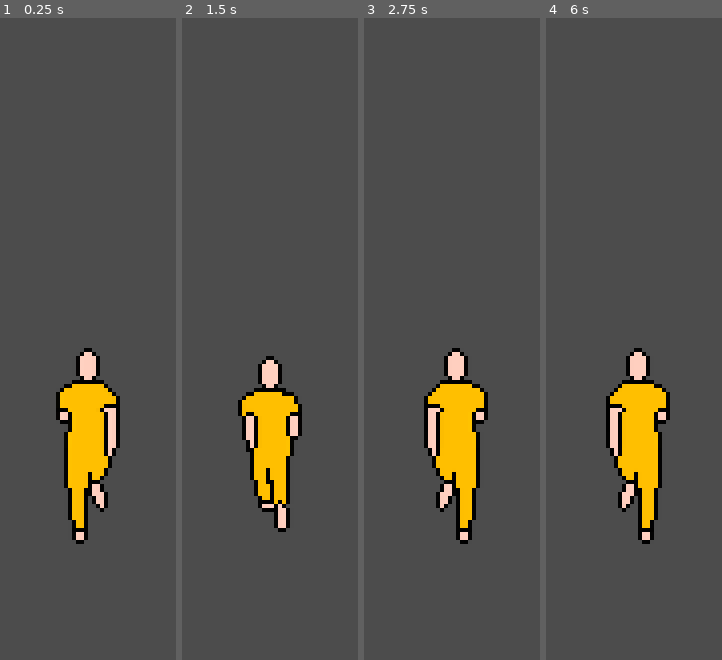
Above: before the commit, frames 1-4 (left to right).
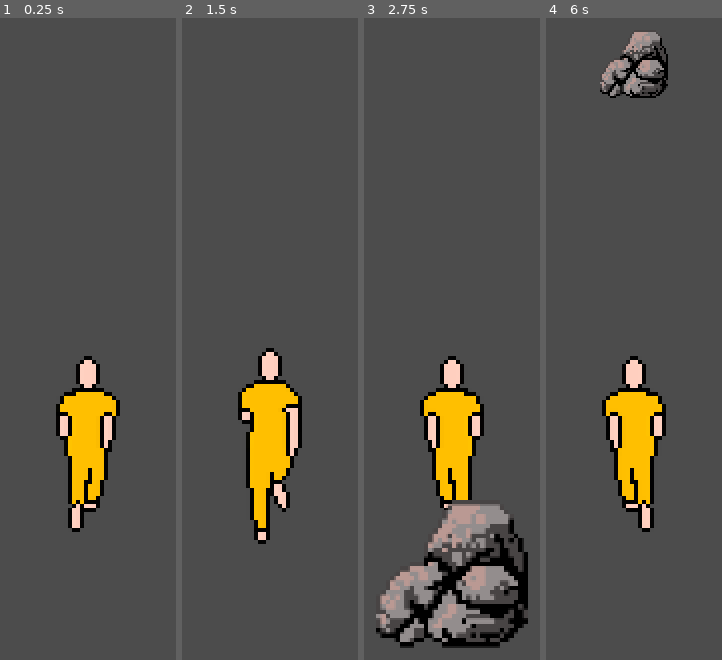
Above: after the commit, the same moments.

Repository: rodigu/corre-metro
Game: Godot game, scene res://src/Jogo.tscn
The game is run twice, just before and just after one commit, with the same random seed, the same clock (stepped at 60 frames per second) and the same inputs.
Inputs (mouse positions are in pixels of both pictures, inside the frame that each line leads up to):
- Up to frame 1 (0.25 s): no input
- Up to frame 2 (1.5 s): tap Enter at 0.5 s; move the mouse to (outside the picture) at 0.52 s; hold Up (ui_up) 0.53-1.28 s; click (outside the picture) at 0.67 s; move the mouse to (outside the picture) at 1.27 s
- Up to frame 3 (2.75 s): move the mouse to (outside the picture) at 2.02 s; hold Up (ui_up) from 2.03 s (still down)
- Up to frame 4 (6 s): move the mouse to (595, 281) at 2.77 s; click (595, 281) at 2.92 s; tap Space at 3.5, 5.75 s; move the mouse to (outside the picture) at 3.52 s; release Up (ui_up) at 3.53 s; tap Enter at 4.25 s; move the mouse to (outside the picture) at 4.27 s; move the mouse to (672, 30) at 5.02 s; click (672, 30) at 5.17 s; move the mouse to (outside the picture) at 5.77 s; hold Up (ui_up) from 5.78 s (still down)

The runs differ from the first frame. In frame 1, 3.2% of the frame differs, in the area x 31-69%, y 51-82%; in frame 2, 3.7%; in frame 3, 14%, in the area x 6-94%, y 51-99%; in frame 4, 5.8%.
Error after the commit: Invalid call to function 'gerar' in base 'Node (gerador_objeto.gd)'. Expected 2 arguments. (res://src/Obstaculo/Manipulador.gd:14)

Commit message:
obstacles start

Diff:
--- /dev/null
+++ b/components/fila.gd
@@ -0,0 +1,19 @@
+class_name Fila
+extends Node
+
+var items = []
+
+func _init():
+	pass
+
+func adicionar(item):
+	items.append(item)
+
+func retirar():
+	return items.pop_front()
+
+func ultimo_item():
+	return items[-1]
+
+func primeiro_item():
+	return items[0]
--- a/components/gerador_objeto.gd
+++ b/components/gerador_objeto.gd
@@ -1,19 +1,12 @@
 class_name GeradorObjeto
 ## Copiado de [https://github.com/uheartbeast/Galaxy-Defiance/blob/main/components/spawner_component.gd]
-
 extends Node
 
-
-var objeto: PackedScene
+export var objeto: PackedScene
 
 
-# Called when the node enters the scene tree for the first time.
-func _ready():
-	pass # Replace with function body.
-
-
+## Gera objeto no local dado, e da para o responsavel
 func gerar(local: Vector2, responsavel: Node) -> PackedScene:
-	## Gera objeto no local dado, e da para o responsavel
 	assert(objeto is PackedScene, 'Sem objeto para instanciar.')
 	var novo_objeto = objeto.instance()
 	responsavel.add_child(novo_objeto)
--- a/project.godot
+++ b/project.godot
@@ -15,9 +15,19 @@
 "path": "res://components/espremedor.gd"
 }, {
 "base": "Node",
+"class": "Fila",
+"language": "GDScript",
+"path": "res://components/fila.gd"
+}, {
+"base": "Node",
 "class": "GeradorObjeto",
 "language": "GDScript",
 "path": "res://components/gerador_objeto.gd"
+}, {
+"base": "Node2D",
+"class": "Manipulador",
+"language": "GDScript",
+"path": "res://src/Obstaculo/Manipulador.gd"
 }, {
 "base": "Node2D",
 "class": "Obstaculo",
@@ -36,7 +46,9 @@
 } ]
 _global_script_class_icons={
 "Espremedor": "",
+"Fila": "",
 "GeradorObjeto": "",
+"Manipulador": "",
 "Obstaculo": "",
 "Pular": "",
 "ToqueDeslize": ""
--- a/src/Jogador/Jogador.tscn
+++ b/src/Jogador/Jogador.tscn
@@ -6,21 +6,37 @@
 [ext_resource path="res://assets/spritesheet_50x50.png" type="Texture" id=4]
 [ext_resource path="res://components/pular.gd" type="Script" id=5]
 
-[sub_resource type="CapsuleShape2D" id=8]
-radius = 16.0
-height = 60.0
-
-[sub_resource type="AtlasTexture" id=14]
-atlas = ExtResource( 4 )
-region = Rect2( 200, 200, 50, 50 )
-
-[sub_resource type="AtlasTexture" id=15]
+[sub_resource type="AtlasTexture" id=18]
 atlas = ExtResource( 4 )
 region = Rect2( 200, 0, 50, 50 )
 
-[sub_resource type="AtlasTexture" id=16]
+[sub_resource type="AtlasTexture" id=25]
 atlas = ExtResource( 4 )
 region = Rect2( 200, 350, 50, 50 )
+
+[sub_resource type="AtlasTexture" id=24]
+atlas = ExtResource( 4 )
+region = Rect2( 200, 300, 50, 50 )
+
+[sub_resource type="AtlasTexture" id=23]
+atlas = ExtResource( 4 )
+region = Rect2( 200, 250, 50, 50 )
+
+[sub_resource type="AtlasTexture" id=19]
+atlas = ExtResource( 4 )
+region = Rect2( 200, 50, 50, 50 )
+
+[sub_resource type="AtlasTexture" id=20]
+atlas = ExtResource( 4 )
+region = Rect2( 200, 100, 50, 50 )
+
+[sub_resource type="AtlasTexture" id=21]
+atlas = ExtResource( 4 )
+region = Rect2( 200, 150, 50, 50 )
+
+[sub_resource type="AtlasTexture" id=22]
+atlas = ExtResource( 4 )
+region = Rect2( 200, 200, 50, 50 )
 
 [sub_resource type="AtlasTexture" id=9]
 atlas = ExtResource( 4 )
@@ -40,7 +56,7 @@
 
 [sub_resource type="SpriteFrames" id=13]
 animations = [ {
-"frames": [ SubResource( 14 ), SubResource( 15 ), SubResource( 16 ), SubResource( 15 ) ],
+"frames": [ SubResource( 18 ), SubResource( 25 ), SubResource( 24 ), SubResource( 23 ), SubResource( 19 ), SubResource( 20 ), SubResource( 21 ), SubResource( 22 ) ],
 "loop": true,
 "name": "agir",
 "speed": 15.0
@@ -51,14 +67,10 @@
 "speed": 15.0
 } ]
 
+[sub_resource type="CircleShape2D" id=17]
+
 [node name="Jogador" type="Node2D"]
 script = ExtResource( 3 )
-
-[node name="Area2D" type="Area2D" parent="."]
-position = Vector2( 0, -40 )
-
-[node name="CollisionShape2D" type="CollisionShape2D" parent="Area2D"]
-shape = SubResource( 8 )
 
 [node name="ToqueDeslize" type="Node" parent="."]
 script = ExtResource( 2 )
@@ -68,7 +80,7 @@
 scale = Vector2( 2, 2 )
 frames = SubResource( 13 )
 animation = "correr"
-frame = 1
+frame = 2
 playing = true
 
 [node name="Espremedor" type="Node" parent="."]
@@ -79,6 +91,12 @@
 [node name="Pular" type="Node" parent="."]
 script = ExtResource( 5 )
 
+[node name="Area2D" type="Area2D" parent="."]
+position = Vector2( 0, -5 )
+
+[node name="CollisionShape2D" type="CollisionShape2D" parent="Area2D"]
+shape = SubResource( 17 )
+
 [connection signal="deslizar" from="ToqueDeslize" to="." method="_on_ToqueDeslize_deslizar"]
 [connection signal="desespremido" from="Espremedor" to="." method="_on_Espremedor_desespremido"]
 [connection signal="caiu" from="Pular" to="." method="_on_Pular_caiu"]
--- a/src/Jogo.tscn
+++ b/src/Jogo.tscn
@@ -1,6 +1,9 @@
-[gd_scene load_steps=2 format=2]
+[gd_scene load_steps=5 format=2]
 
 [ext_resource path="res://src/Jogador/Jogador.tscn" type="PackedScene" id=1]
+[ext_resource path="res://src/Obstaculo/Manipulador.gd" type="Script" id=2]
+[ext_resource path="res://components/gerador_objeto.gd" type="Script" id=3]
+[ext_resource path="res://src/Obstaculo/Pedra.tscn" type="PackedScene" id=4]
 
 [node name="Jogo" type="Node2D"]
 
@@ -9,3 +12,12 @@
 
 [node name="Jogador" parent="." instance=ExtResource( 1 )]
 position = Vector2( 0, 250 )
+
+[node name="Manipulador" type="Node2D" parent="."]
+script = ExtResource( 2 )
+
+[node name="Objetos" type="Node" parent="Manipulador"]
+
+[node name="GeradorObjeto" type="Node" parent="Manipulador"]
+script = ExtResource( 3 )
+objeto = ExtResource( 4 )
--- /dev/null
+++ b/src/Obstaculo/Manipulador.gd
@@ -0,0 +1,19 @@
+class_name Manipulador
+extends Node2D
+
+
+onready var objetos = $Objetos
+onready var gerador = $GeradorObjeto
+
+var fila_obstaculos: Array = []
+var tamanho_maximo_fila = 5
+
+func _ready():
+	var posicao_inicial_obstaculos = Vector2(0, 0)
+	for i in range(tamanho_maximo_fila):
+		fila_obstaculos.append(gerador.gerar())
+
+# Called every frame. 'delta' is the elapsed time since the previous frame.
+func _process(delta):
+	if Input.is_action_just_pressed("ui_up"):
+		gerador.gerar(position, objetos)
--- /dev/null
+++ b/src/Obstaculo/Manipulador.tscn
@@ -0,0 +1,14 @@
+[gd_scene load_steps=4 format=2]
+
+[ext_resource path="res://components/gerador_objeto.gd" type="Script" id=1]
+[ext_resource path="res://src/Obstaculo/Manipulador.gd" type="Script" id=2]
+[ext_resource path="res://src/Obstaculo/Pedra.tscn" type="PackedScene" id=3]
+
+[node name="Manipulador" type="Node2D"]
+script = ExtResource( 2 )
+
+[node name="GeradorObjeto" type="Node" parent="."]
+script = ExtResource( 1 )
+objeto = ExtResource( 3 )
+
+[node name="Objetos" type="Node2D" parent="."]
--- /dev/null
+++ b/src/Obstaculo/Objetos.tscn
@@ -0,0 +1,3 @@
+[gd_scene format=2]
+
+[node name="Objetos" type="Node2D"]
--- a/src/Obstaculo/Obstaculo.gd
+++ b/src/Obstaculo/Obstaculo.gd
@@ -1,11 +1,26 @@
 class_name Obstaculo
 extends Node2D
+
+export var tamanho_inicial: Vector2 = Vector2(1, 1)
+export var velocidade_inicial: float = 1
+export var aceleracao: float = 20
+export var fator_crescimento = .005
+
+var velocidade = velocidade_inicial
 
 # Called when the node enters the scene tree for the first time.
 func _ready():
 	pass # Replace with function body.
 
 
-# Called every frame. 'delta' is the elapsed time since the previous frame.
-#func _process(delta):
-#	pass
+func _process(delta):
+	position.y += delta * velocidade
+	var crescimento = velocidade * fator_crescimento * delta
+	scale.x += crescimento
+	scale.y += crescimento
+	velocidade += aceleracao
+
+
+func resetar(posicao: Vector2):
+	velocidade = velocidade_inicial
+	position = posicao
--- /dev/null
+++ b/src/Obstaculo/Pedra.gd
@@ -0,0 +1 @@
+extends Obstaculo
--- /dev/null
+++ b/src/Obstaculo/Pedra.tscn
@@ -0,0 +1,18 @@
+[gd_scene load_steps=4 format=2]
+
+[ext_resource path="res://src/Obstaculo/Pedra.gd" type="Script" id=1]
+[ext_resource path="res://assets/Rock Pile.png" type="Texture" id=2]
+
+[sub_resource type="CircleShape2D" id=1]
+
+[node name="Pedra" type="Node2D"]
+script = ExtResource( 1 )
+
+[node name="Sprite" type="Sprite" parent="."]
+scale = Vector2( 0.2, 0.2 )
+texture = ExtResource( 2 )
+
+[node name="Area2D" type="Area2D" parent="."]
+
+[node name="CollisionShape2D" type="CollisionShape2D" parent="Area2D"]
+shape = SubResource( 1 )
Binary file added: assets/Rock Pile.png
Not shown, added: assets/Rock Pile.png.import
Not shown: 1 places in src/Jogador/Jogador.tscn that only renumber resources
Not shown, added: assets/refs.md
